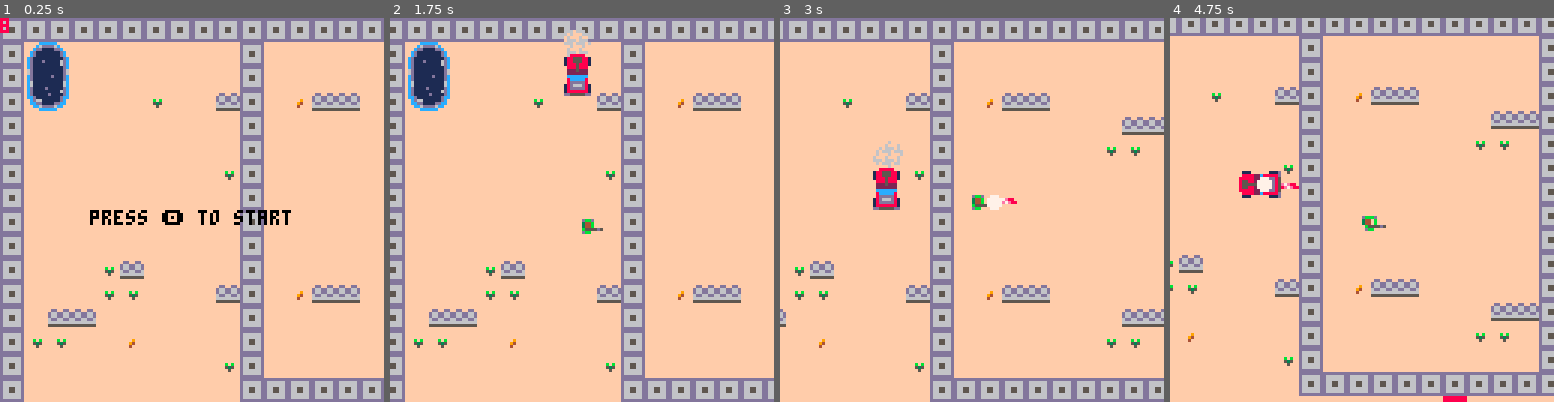
Above: before the commit, frames 1-4 (left to right).
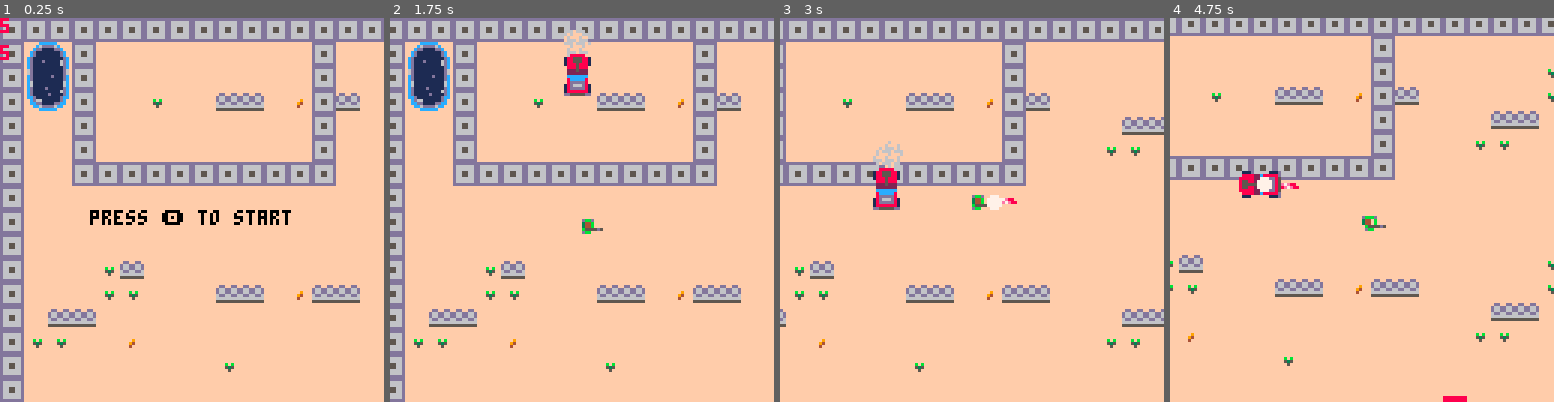
Above: after the commit, the same moments.

Repository: eduszesz/shmup
Game: PICO-8 cartridge topshooter.p8
Two runs of this game, one before a commit and one after it. Both use one fixed random seed, a clock stepped at 60 frames per second and the inputs below.
Inputs:
- Up to frame 1 (0.25 s): no input
- Up to frame 2 (1.75 s): tap X (X key) at 0.33, 1.07 s; tap O (Z key) at 0.7, 1.7 s; hold Right from 1.6 s (still down)
- Up to frame 3 (3 s): tap X (X key) at 1.85, 2.97 s; release Right at 2.1 s; tap O (Z key) at 2.1, 2.5, 2.9 s; hold Up 2.15-2.42 s; hold Right from 2.47 s (still down)
- Up to frame 4 (4.75 s): release Right at 3.03 s; hold Left 3.08-3.58 s; tap O (Z key) every 0.4 s from 3.3 to 4.5 s; hold Down 3.63-3.97 s; hold Right 4.02-4.68 s; tap X (X key) at 4.08 s; hold Up from 4.73 s (still down)

The runs differ from the first frame. In frame 1, 15% of the frame differs, in the area x 0-100%, y 0-100%; in frame 2, 15%; in frame 3, 14%; in frame 4, 17%, in the area x 0-100%, y 4-99%.

Commit message:
rooms almost ok

Diff:
--- a/topshooter.p8
+++ b/topshooter.p8
@@ -788,10 +788,10 @@
 function mkmaze()
 	local minrooms=3
 	local maxrooms=10
-	local maxw=16
-	local maxh=16
-
-
+	local maxw=12
+	local maxh=12
+	local nrooms=flr(rnd(maxrooms-minrooms))+minrooms
+	debug[1]=nrooms
 	for x=0,127 do
 		mset(x,0,28)
 		mset(x,31,28)
@@ -800,50 +800,51 @@
 		mset(0,y,28)
 		mset(127,y,28)
 	end
-
-	for i=1, 10 do
-		local w=maxw-flr(rnd(8))
-		local h=maxh-flr(rnd(8))
-		local ix=flr(rnd(128-w))
-		local iy=flr(rnd(32-h))
-		local r={x=ix,
-											y=iy,
-											x2=w,
-											y2=h,
-											d=false,
-											box={x1=ix,y1=iy,x2=w+ix,y2=h+iy}}
-		add(rooms,r)
-	end
-	for j=1,#rooms do
-		for i=1,#rooms do
-			if j!=i then
-				if coll(rooms[j],rooms[i]) then
-						rooms[j].d=true
-						debug[j]=rooms[j].d
+	while #rooms<nrooms do
+		for i=1, 10 do
+			local w=maxw-flr(rnd(8))
+			local h=maxh-flr(rnd(8))
+			local ix=flr(rnd(128-w))
+			local iy=flr(rnd(32-h))
+			local r={x=ix,
+												y=iy,
+												x2=w,
+												y2=h,
+												d=false,
+												box={x1=0,y1=0,x2=w,y2=h}}
+			add(rooms,r)
+		end
+		for j=1,#rooms do
+			for i=1,#rooms do
+				if j!=i then
+					if coll(rooms[j],rooms[i]) then
+							rooms[j].d=true
+					end
 				end
 			end
 		end
+		for r in all(rooms) do
+			if r.d then
+				del(rooms,r)
+			end
+		end
+
 	end
 	for r in all(rooms) do
-		if r.d then
-			del(rooms,r)
-		end
-	end
-	for r in all(rooms) do
-		local ix=r.x
-		local iy=r.y
-		local w=r.x2
-		local h=r.y2
-
-		for x=0,w do
-				mset(x+ix,iy,28)
-				mset(x+ix,iy+h,28)
-		end
-		for y=0,h do
-				mset(ix,y+iy,28)
-				mset(ix+w,y+iy,28)
-		end
-	end
+			local ix=r.x
+			local iy=r.y
+			local w=r.x2
+			local h=r.y2
+
+			for x=0,w do
+					mset(x+ix,iy,28)
+					mset(x+ix,iy+h,28)
+			end
+			for y=0,h do
+					mset(ix,y+iy,28)
+					mset(ix+w,y+iy,28)
+			end
+		end
 end
 
 function cam(_x,_y)
